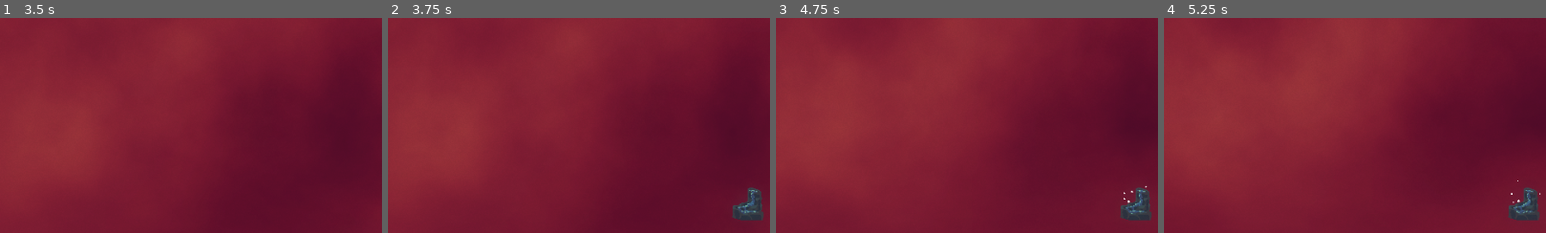
Above: before the commit, frames 1-4 (left to right).
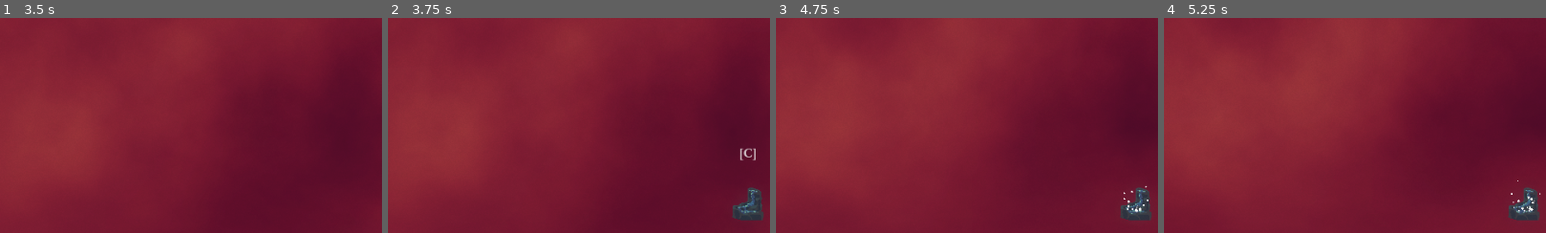
Above: after the commit, the same moments.

Repository: ManechLepage/PlatformerJam
Game: Godot game, scene res://Scenes/main.tscn
Same seed, same stepped clock (60 frames per second), same inputs: the game is played once before the commit and once after it. Sound files missing from this copy of the repository are replaced by a short silence.
Inputs:
- Up to frame 1 (3.5 s): hold Right (Right) 0.53-2.03 s; tap C (Interact) at 0.6, 2.85 s; tap W (Jump) at 0.77, 1.52, 3.02 s; tap X (Meditate) at 1.35 s; hold Left (Left) 2.03-2.78 s; hold Shift (run) 2.03-2.78 s; hold Right (Right) from 2.78 s (still down)
- Up to frame 2 (3.75 s): keep holding Right (Right); tap X (Meditate) at 3.6 s
- Up to frame 3 (4.75 s): tap W (Jump) at 3.77, 4.52 s; release Right (Right) at 4.28 s; hold Left (Left) from 4.28 s (still down); tap Shift (run) at 4.35 s
- Up to frame 4 (5.25 s): release Left (Left) at 5.03 s; hold Right (Right) from 5.03 s (still down); tap C (Interact) at 5.1 s
The pictures show only the part of the screen within x 38-88%, y 50-100%; the shares and areas given below are measured in that part.

Frame 1 is identical in both runs. In frame 2, 0.1% of the frame differs, in the area x 92-97%, y 60-67%; in frame 3, less than 0.1%; in frame 4, less than 0.1%.

Commit message:
fountainfix

Diff:
--- a/platformer-jam/Scenes/Objects/fountain.tscn
+++ b/platformer-jam/Scenes/Objects/fountain.tscn
@@ -2,27 +2,7 @@
 
 [ext_resource type="PackedScene" uid="uid://ev6wn4wsgyq2" path="res://Scenes/Objects/water.tscn" id="1_js68f"]
 [ext_resource type="Texture2D" uid="uid://b1tj3ksqps6se" path="res://Sprites/fountain.png" id="2_2fi52"]
-[ext_resource type="Script" uid="uid://bcoxuifgb5o40" path="res://poem.gd" id="3_k8u3x"]
 [ext_resource type="FontFile" uid="uid://bk61qsxmu5yfm" path="res://other/EBGaramond-Bold.ttf" id="4_vixhw"]
-
-[sub_resource type="RectangleShape2D" id="RectangleShape2D_g4v7s"]
-size = Vector2(66, 62)
-
-[sub_resource type="Gradient" id="Gradient_b17am"]
-interpolation_mode = 1
-offsets = PackedFloat32Array(0, 0.65523463)
-colors = PackedColorArray(18.892157, 18.892157, 18.892157, 1, 1, 1, 1, 0)
-
-[sub_resource type="GradientTexture2D" id="GradientTexture2D_e0tat"]
-gradient = SubResource("Gradient_b17am")
-width = 32
-height = 32
-fill = 1
-fill_from = Vector2(0.5, 0.5)
-
-[sub_resource type="Curve" id="Curve_b17am"]
-_data = [Vector2(0, 0), 0.0, 1.4, 0, 0, Vector2(0.1580756, 0.88311696), 0.0, 0.0, 0, 0, Vector2(1, 0), 0.0, 0.0, 0, 0]
-point_count = 3
 
 [sub_resource type="AtlasTexture" id="AtlasTexture_16o5y"]
 atlas = ExtResource("2_2fi52")
@@ -65,24 +45,50 @@
 "speed": 5.0
 }]
 
-[node name="Fountain" unique_id=1652650217 node_paths=PackedStringArray("sprite") instance=ExtResource("1_js68f")]
+[sub_resource type="Gradient" id="Gradient_b17am"]
+interpolation_mode = 1
+offsets = PackedFloat32Array(0, 0.65523463)
+colors = PackedColorArray(18.892157, 18.892157, 18.892157, 1, 1, 1, 1, 0)
+
+[sub_resource type="GradientTexture2D" id="GradientTexture2D_e0tat"]
+gradient = SubResource("Gradient_b17am")
+width = 32
+height = 32
+fill = 1
+fill_from = Vector2(0.5, 0.5)
+
+[sub_resource type="Curve" id="Curve_b17am"]
+_data = [Vector2(0, 0), 0.0, 1.4, 0, 0, Vector2(0.1580756, 0.88311696), 0.0, 0.0, 0, 0, Vector2(1, 0), 0.0, 0.0, 0, 0]
+point_count = 3
+
+[node name="Fountain" unique_id=1652650217 node_paths=PackedStringArray("sprite", "poem_text") instance=ExtResource("1_js68f")]
 collision_layer = 8
 collision_mask = 8
 sprite = NodePath("fountain")
+poem_text = NodePath("PoemText")
 
-[node name="Area" type="Area2D" parent="." index="1" unique_id=1754253968 node_paths=PackedStringArray("poem_text")]
-collision_layer = 4
-collision_mask = 4
-script = ExtResource("3_k8u3x")
-poem_text = NodePath("PoemText")
-destroyable = false
+[node name="fountain" type="AnimatedSprite2D" parent="." index="1" unique_id=551777104]
+sprite_frames = SubResource("SpriteFrames_k8u3x")
+animation = &"active"
+autoplay = "active"
 
-[node name="CollisionShape2D" type="CollisionShape2D" parent="Area" index="0" unique_id=774410109]
-shape = SubResource("RectangleShape2D_g4v7s")
-debug_color = Color(0.7948995, 0.37901923, 0.5154127, 0.41960785)
+[node name="PoemText" type="RichTextLabel" parent="." index="2" unique_id=1098363463]
+offset_left = -25.0
+offset_top = -73.0
+offset_right = 25.0
+offset_bottom = -47.0
+theme_override_colors/default_color = Color(3.2502122, 3.2502122, 3.2502122, 1)
+theme_override_fonts/normal_font = ExtResource("4_vixhw")
+theme_override_font_sizes/normal_font_size = 16
+text = "[C]"
+scroll_active = false
+autowrap_trim_flags = 64
+horizontal_alignment = 1
+vertical_alignment = 2
+visible_characters_behavior = 1
 
-[node name="Parchemin" type="CPUParticles2D" parent="Area" index="1" unique_id=2027513]
-position = Vector2(0, 8.999998)
+[node name="Parchemin" type="CPUParticles2D" parent="." index="3" unique_id=2027513]
+position = Vector2(0, 9)
 scale = Vector2(0.5900765, 0.5900765)
 amount = 32
 texture = SubResource("GradientTexture2D_e0tat")
@@ -99,23 +105,3 @@
 scale_amount_min = 0.2
 scale_amount_max = 0.2
 scale_amount_curve = SubResource("Curve_b17am")
-
-[node name="PoemText" type="RichTextLabel" parent="Area" index="2" unique_id=1098363463]
-offset_left = -25.0
-offset_top = -73.0
-offset_right = 25.0
-offset_bottom = -47.0
-theme_override_colors/default_color = Color(3.2502122, 3.2502122, 3.2502122, 1)
-theme_override_fonts/normal_font = ExtResource("4_vixhw")
-theme_override_font_sizes/normal_font_size = 16
-text = "[C]"
-scroll_active = false
-autowrap_trim_flags = 64
-horizontal_alignment = 1
-vertical_alignment = 2
-visible_characters_behavior = 1
-
-[node name="fountain" type="AnimatedSprite2D" parent="." index="2" unique_id=551777104]
-sprite_frames = SubResource("SpriteFrames_k8u3x")
-animation = &"active"
-autoplay = "active"
--- a/platformer-jam/Scripts/Objects/water.gd
+++ b/platformer-jam/Scripts/Objects/water.gd
@@ -7,13 +7,40 @@
 		if active != value: active_changed(value)
 
 @export var is_always_active = false
+@export var sprite: AnimatedSprite2D
 
-@export var sprite: AnimatedSprite2D
+@export var poem_text: RichTextLabel
+
+var progress: float = 0.0
+var transparency: float = 0.0
+var activated: bool = false
+
 func _ready() -> void:
 	active_changed(active)
+	area_entered.connect(_on_area_entered)
+	area_exited.connect(_on_area_exited)
 
 func active_changed(value):
 	sprite.play("active" if value else "inactive")
-	$Area/Parchemin.visible = active
+	$Parchemin.emitting = active
 	monitorable = value
 	monitoring = value
+
+func _process(delta: float) -> void:
+	if activated:
+		progress += delta
+		poem_text.visible_characters = int(progress*20)
+		if poem_text.modulate.a < 1:
+			poem_text.modulate.a += delta*3
+	else:
+		if poem_text.modulate.a > 0:
+			poem_text.modulate.a -= delta*3
+
+func _on_area_entered(body):
+	if body == Game.player.interact_area:
+		activated = true
+
+func _on_area_exited(body):
+	if body == Game.player.interact_area:
+		activated = false
+		Game.event_manager.interactable_object = null
